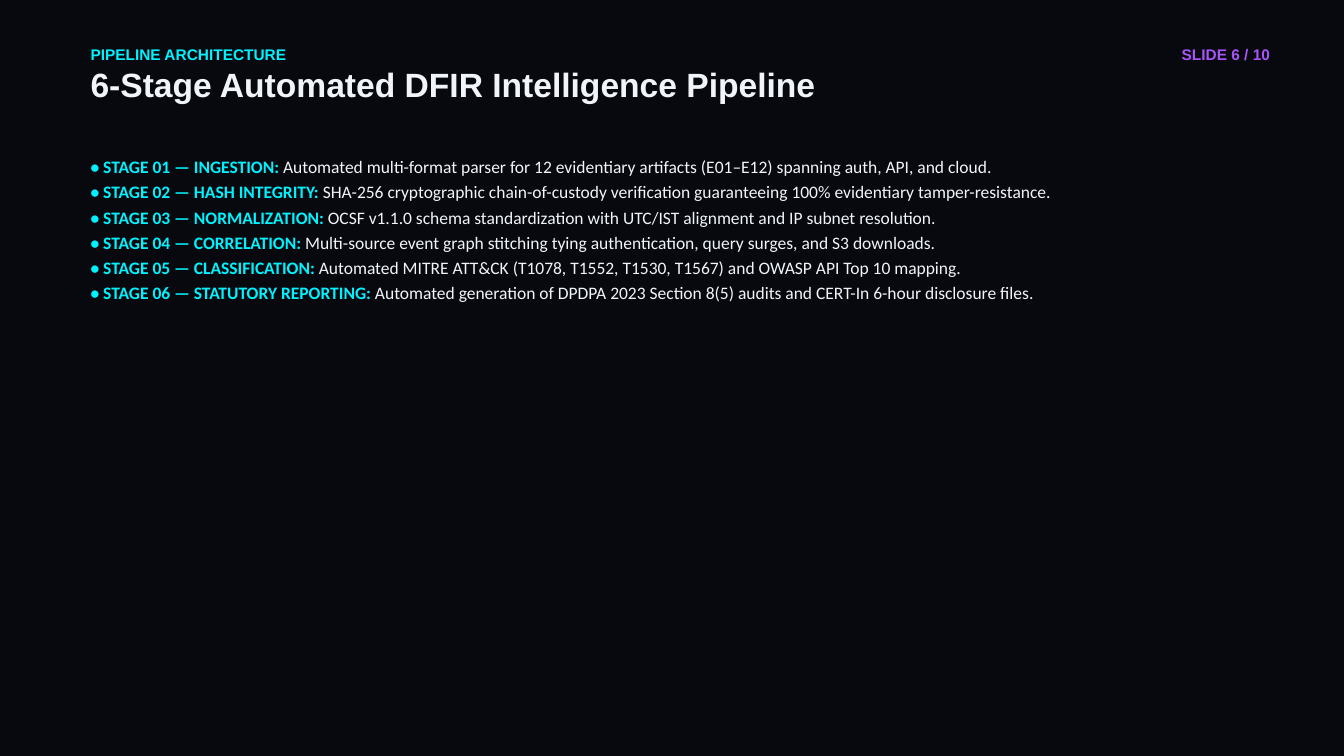
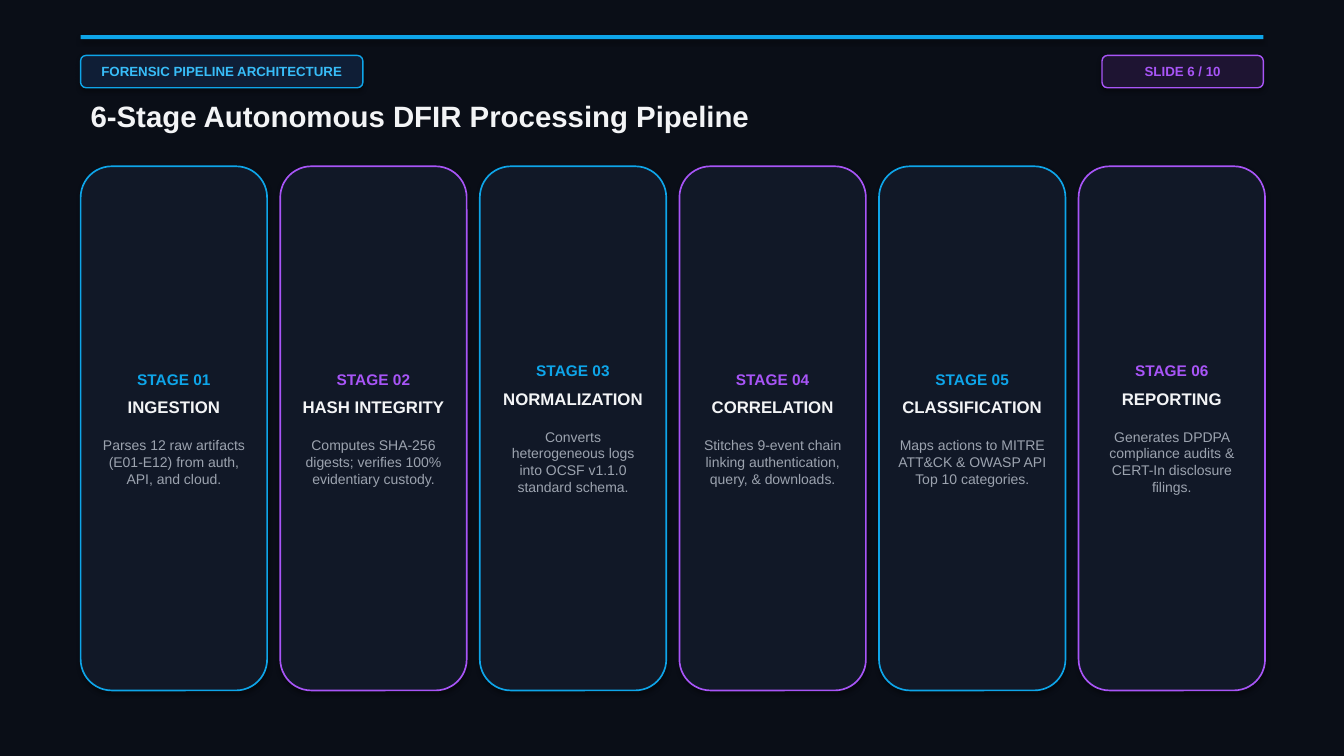
Before and after one commit to Heman-123/Northstar-Sentinel, a slide deck: slide 6 of CRIMEATHON_26_PRESENTATION_DECK.pptx. Drawn at 1344x756 pixels with LibreOffice and Linux fonts; fonts in the diff are those of the drawing. Boxes give left, top, right and bottom in pixels: in the first picture for what was removed or moved away, otherwise in the second. Text is boxed around its words. In the diff, an @@ line names an element or a change of style, - is before the commit and + after.

Commit message:
refactor: executive designer-grade 10-slide PPTX with cards, tables, and visual layout

```diff
--- a/CRIMEATHON_26_PRESENTATION_DECK.pptx
+++ b/CRIMEATHON_26_PRESENTATION_DECK.pptx
@@ background #07090E to #0A0E17 @@
@@ rectangle added at [81, 35, 1263, 39], fill #0EA5E9 @@
@@ rounded rectangle added at [81, 55, 363, 88], fill #0F1E36, outline #0EA5E9 1 pt, 9.5 pt, text #38BDF8, bold @@
+FORENSIC PIPELINE ARCHITECTURE
@@ rounded rectangle "SLIDE 6 / 10": place and size @@
-rounded rectangle "SLIDE 6 / 10" at [1182, 49, 1270, 60]
+rounded rectangle "SLIDE 6 / 10" at [1102, 55, 1263, 88]
@@ rounded rectangle "SLIDE 6 / 10" at [1102, 55, 1263, 88]: size 11 to 9.5 pt; alignment right to centre; vertical alignment top to middle; fill none to #1E1432; outline none to #A855F7 1 pt; shadow on @@
@@ text at [91, 105, 749, 132]: text changed; size 24 to 21 pt; text colour #F1F5F9 to #F3F4F6 @@
-PIPELINE ARCHITECTURE
-6-Stage Automated DFIR Intelligence Pipeline
+6-Stage Autonomous DFIR Processing Pipeline
@@ rounded rectangle added at [81, 166, 267, 691], fill #111827, outline #0EA5E9 1.2 pt, 10 pt, text #9CA3AF @@
+STAGE 01
+INGESTION
+Parses 12 raw artifacts (E01-E12) from auth, API, and cloud.
@@ text removed at [103, 160, 1050, 302] @@
-• STAGE 01 — INGESTION: Automated multi-format parser for 12 evidentiary artifacts (E01–E12) spanning auth, API, and cloud.
-• STAGE 02 — HASH INTEGRITY: SHA-256 cryptographic chain-of-custody verification guaranteeing 100% evidentiary tamper-resistance.
-• STAGE 03 — NORMALIZATION: OCSF v1.1.0 schema standardization with UTC/IST alignment and IP subnet resolution.
-• STAGE 04 — CORRELATION: Multi-source event graph stitching tying authentication, query surges, and S3 downloads.
-• STAGE 05 — CLASSIFICATION: Automated MITRE ATT&CK (T1078, T1552, T1530, T1567) and OWASP API Top 10 mapping.
-• STAGE 06 — STATUTORY REPORTING: Automated generation of DPDPA 2023 Section 8(5) audits and CERT-In 6-hour disclosure files.
@@ rounded rectangle added at [280, 166, 467, 691], fill #111827, outline #A855F7 1.2 pt, 10 pt, text #9CA3AF @@
+STAGE 02
+HASH INTEGRITY
+Computes SHA-256 digests; verifies 100% evidentiary custody.
@@ rounded rectangle added at [480, 166, 666, 691], fill #111827, outline #0EA5E9 1.2 pt, 10 pt, text #9CA3AF @@
+STAGE 03
+NORMALIZATION
+Converts heterogeneous logs into OCSF v1.1.0 standard schema.
@@ rounded rectangle added at [680, 166, 866, 691], fill #111827, outline #A855F7 1.2 pt, 10 pt, text #9CA3AF @@
+STAGE 04
+CORRELATION
+Stitches 9-event chain linking authentication, query, & downloads.
@@ rounded rectangle added at [879, 166, 1066, 691], fill #111827, outline #0EA5E9 1.2 pt, 10 pt, text #9CA3AF @@
+STAGE 05
+CLASSIFICATION
+Maps actions to MITRE ATT&CK & OWASP API Top 10 categories.
@@ rounded rectangle added at [1079, 166, 1265, 691], fill #111827, outline #A855F7 1.2 pt, 10 pt, text #9CA3AF @@
+STAGE 06
+REPORTING
+Generates DPDPA compliance audits & CERT-In disclosure filings.
```
Also in this commit, not shown: 7 other slides changed, 2 slides added, 2 slides removed, 2 other files.
